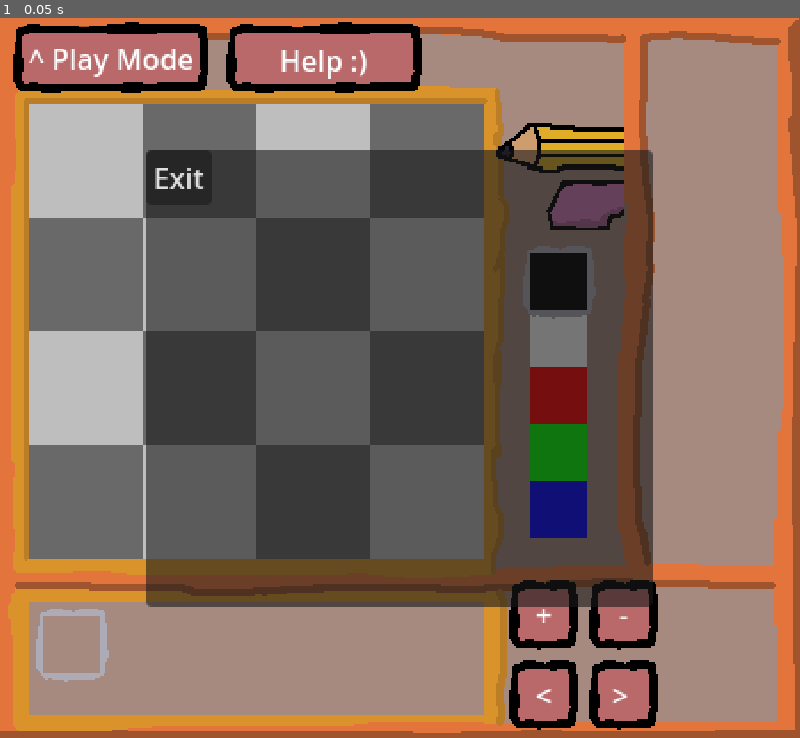
Above: before the commit, frame 1.
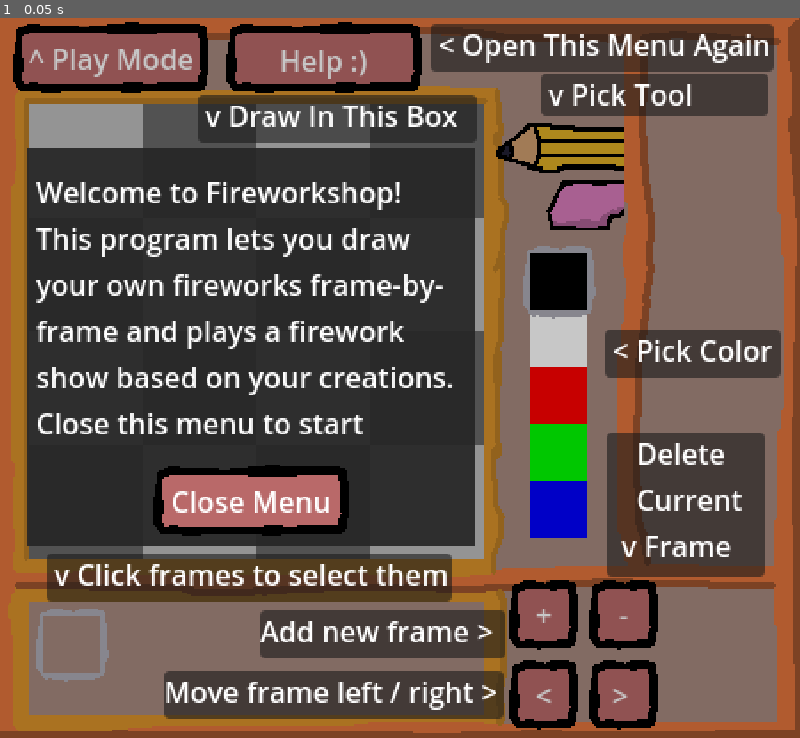
Above: after the commit, the same moment.

Repository: kennethbchen/Fireworkshop-Game
Game: Godot game, scene res://scenes/main.tscn
The game is run twice, just before and just after one commit, with the same random seed, the same clock (stepped at 60 frames per second) and the same inputs. Sound files missing from this copy of the repository are replaced by a short silence.
Inputs:
- Up to frame 1 (0.05 s): no input

The runs differ from the first frame. In frame 1, 83% of the frame differs, in the area x 0-100%, y 0-100%.

Commit message:
Added help menu

Diff:
--- a/scenes/main.tscn
+++ b/scenes/main.tscn
@@ -44,11 +44,15 @@
 
 [sub_resource type="Resource" id="Resource_2x1ti"]
 script = ExtResource("2_pr2h7")
-button_path = NodePath("../HelpUI/Panel/HideHelpButton")
+button_path = NodePath("../HelpUI/Help1/VBoxContainer/HideHelpButton")
 action_type = 0
 target_nodes = Array[NodePath]([NodePath("../HelpUI")])
 
-[sub_resource type="StyleBoxEmpty" id="StyleBoxEmpty_p52iw"]
+[sub_resource type="StyleBoxFlat" id="StyleBoxFlat_ldh5f"]
+bg_color = Color(0, 0, 0, 0.219608)
+
+[sub_resource type="StyleBoxFlat" id="StyleBoxFlat_abc8n"]
+bg_color = Color(0.15, 0.15, 0.15, 0.929412)
 
 [sub_resource type="StyleBoxFlat" id="StyleBoxFlat_wqc15"]
 bg_color = Color(0.652302, 0.535339, 0.499742, 1)
@@ -93,24 +97,207 @@
 anchor_bottom = 1.0
 grow_horizontal = 2
 grow_vertical = 2
-theme_override_styles/panel = SubResource("StyleBoxEmpty_p52iw")
-
-[node name="Panel" type="Panel" parent="HelpUI"]
-anchors_preset = 15
-anchor_right = 1.0
-anchor_bottom = 1.0
-offset_left = 82.0
-offset_top = 74.0
-offset_right = -83.0
-offset_bottom = -74.0
-grow_horizontal = 2
-grow_vertical = 2
-
-[node name="HideHelpButton" type="Button" parent="HelpUI/Panel"]
-layout_mode = 0
-offset_right = 8.0
-offset_bottom = 8.0
-text = "Exit"
+theme_override_styles/panel = SubResource("StyleBoxFlat_ldh5f")
+
+[node name="Help1" type="Panel" parent="HelpUI"]
+anchors_preset = 15
+anchor_right = 1.0
+anchor_bottom = 1.0
+offset_left = 15.0
+offset_top = 73.0
+offset_right = -183.0
+offset_bottom = -108.0
+grow_horizontal = 2
+grow_vertical = 2
+theme_override_styles/panel = SubResource("StyleBoxFlat_abc8n")
+
+[node name="VBoxContainer" type="VBoxContainer" parent="HelpUI/Help1"]
+layout_mode = 1
+anchors_preset = 15
+anchor_right = 1.0
+anchor_bottom = 1.0
+offset_left = 5.0
+offset_top = 5.0
+offset_right = -5.0
+offset_bottom = -5.0
+grow_horizontal = 2
+grow_vertical = 2
+
+[node name="Label" type="Label" parent="HelpUI/Help1/VBoxContainer"]
+layout_mode = 2
+size_flags_vertical = 6
+text = "Welcome to Fireworkshop!
+This program lets you draw your own fireworks frame-by-frame and plays a firework show based on your creations.
+Close this menu to start"
+autowrap_mode = 2
+
+[node name="HideHelpButton" type="TextureButton" parent="HelpUI/Help1/VBoxContainer"]
+layout_mode = 2
+texture_normal = ExtResource("19_5kk4o")
+texture_pressed = ExtResource("20_qcsgq")
+texture_hover = ExtResource("21_s1po2")
+stretch_mode = 3
+
+[node name="Label" type="Label" parent="HelpUI/Help1/VBoxContainer/HideHelpButton"]
+layout_mode = 1
+anchors_preset = 8
+anchor_left = 0.5
+anchor_top = 0.5
+anchor_right = 0.5
+anchor_bottom = 0.5
+offset_left = -52.0
+offset_top = -11.5
+offset_right = 52.0
+offset_bottom = 11.5
+grow_horizontal = 2
+grow_vertical = 2
+text = "Close Menu"
+horizontal_alignment = 1
+vertical_alignment = 1
+
+[node name="Help2" type="Control" parent="HelpUI"]
+layout_mode = 3
+anchors_preset = 0
+offset_right = 40.0
+offset_bottom = 40.0
+
+[node name="Panel" type="Panel" parent="HelpUI/Help2"]
+layout_mode = 0
+offset_left = 304.0
+offset_top = 31.0
+offset_right = 432.0
+offset_bottom = 55.0
+metadata/_edit_group_ = true
+
+[node name="Label" type="Label" parent="HelpUI/Help2/Panel"]
+layout_mode = 1
+anchors_preset = 15
+anchor_right = 1.0
+anchor_bottom = 1.0
+grow_horizontal = 2
+grow_vertical = 2
+text = " v Pick Tool"
+
+[node name="Panel2" type="Panel" parent="HelpUI/Help2"]
+layout_mode = 0
+offset_left = 340.0
+offset_top = 175.0
+offset_right = 439.0
+offset_bottom = 202.0
+metadata/_edit_group_ = true
+
+[node name="Label" type="Label" parent="HelpUI/Help2/Panel2"]
+layout_mode = 1
+anchors_preset = 15
+anchor_right = 1.0
+anchor_bottom = 1.0
+grow_horizontal = 2
+grow_vertical = 2
+text = " < Pick Color"
+
+[node name="Panel8" type="Panel" parent="HelpUI/Help2"]
+layout_mode = 0
+offset_left = 242.0
+offset_top = 3.0
+offset_right = 435.0
+offset_bottom = 30.0
+metadata/_edit_group_ = true
+
+[node name="Label" type="Label" parent="HelpUI/Help2/Panel8"]
+layout_mode = 1
+anchors_preset = 15
+anchor_right = 1.0
+anchor_bottom = 1.0
+grow_horizontal = 2
+grow_vertical = 2
+text = " < Open This Menu Again"
+
+[node name="Panel3" type="Panel" parent="HelpUI/Help2"]
+layout_mode = 0
+offset_left = 111.0
+offset_top = 43.0
+offset_right = 268.0
+offset_bottom = 70.0
+metadata/_edit_group_ = true
+
+[node name="Label" type="Label" parent="HelpUI/Help2/Panel3"]
+layout_mode = 1
+anchors_preset = 15
+anchor_right = 1.0
+anchor_bottom = 1.0
+grow_horizontal = 2
+grow_vertical = 2
+text = " v Draw In This Box"
+
+[node name="Panel4" type="Panel" parent="HelpUI/Help2"]
+layout_mode = 0
+offset_left = 26.0
+offset_top = 301.0
+offset_right = 254.0
+offset_bottom = 328.0
+metadata/_edit_group_ = true
+
+[node name="Label" type="Label" parent="HelpUI/Help2/Panel4"]
+layout_mode = 1
+anchors_preset = 15
+anchor_right = 1.0
+anchor_bottom = 1.0
+grow_horizontal = 2
+grow_vertical = 2
+text = " v Click frames to select them"
+
+[node name="Panel6" type="Panel" parent="HelpUI/Help2"]
+layout_mode = 0
+offset_left = 146.0
+offset_top = 333.0
+offset_right = 284.0
+offset_bottom = 360.0
+metadata/_edit_group_ = true
+
+[node name="Label" type="Label" parent="HelpUI/Help2/Panel6"]
+layout_mode = 1
+anchors_preset = 15
+anchor_right = 1.0
+anchor_bottom = 1.0
+grow_horizontal = 2
+grow_vertical = 2
+text = "Add new frame >"
+
+[node name="Panel7" type="Panel" parent="HelpUI/Help2"]
+layout_mode = 0
+offset_left = 92.0
+offset_top = 367.0
+offset_right = 283.0
+offset_bottom = 394.0
+metadata/_edit_group_ = true
+
+[node name="Label" type="Label" parent="HelpUI/Help2/Panel7"]
+layout_mode = 1
+anchors_preset = 15
+anchor_right = 1.0
+anchor_bottom = 1.0
+grow_horizontal = 2
+grow_vertical = 2
+text = "Move frame left / right >"
+
+[node name="Panel5" type="Panel" parent="HelpUI/Help2"]
+layout_mode = 0
+offset_left = 341.0
+offset_top = 233.0
+offset_right = 430.0
+offset_bottom = 314.0
+metadata/_edit_group_ = true
+
+[node name="Label" type="Label" parent="HelpUI/Help2/Panel5"]
+layout_mode = 1
+anchors_preset = 15
+anchor_right = 1.0
+anchor_bottom = 1.0
+grow_horizontal = 2
+grow_vertical = 2
+text = "    Delete
+    Current
+  v Frame"
 
 [node name="CreateModeUI" type="Control" parent="."]
 layout_mode = 3
@@ -119,6 +306,8 @@
 anchor_bottom = 1.0
 grow_horizontal = 2
 grow_vertical = 2
+metadata/_edit_group_ = true
+metadata/_edit_lock_ = true
 
 [node name="Panel" type="Panel" parent="CreateModeUI"]
 z_index = -10
Not shown: 1 places in scenes/main.tscn that only renumber resources
